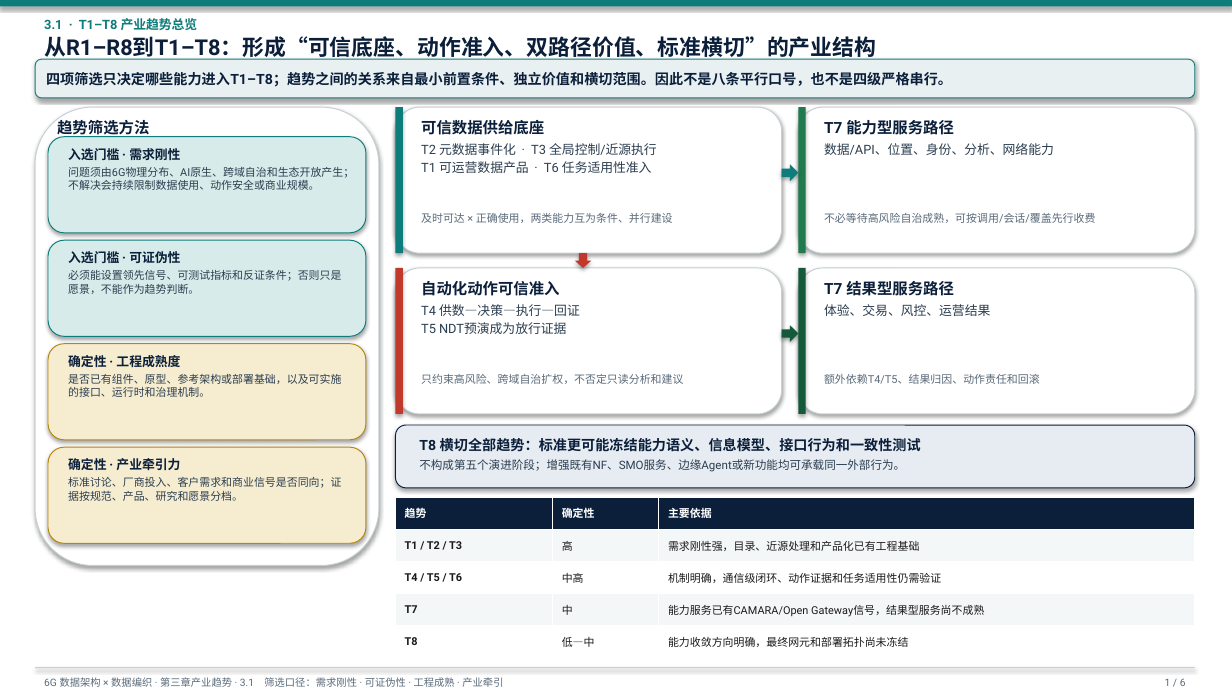
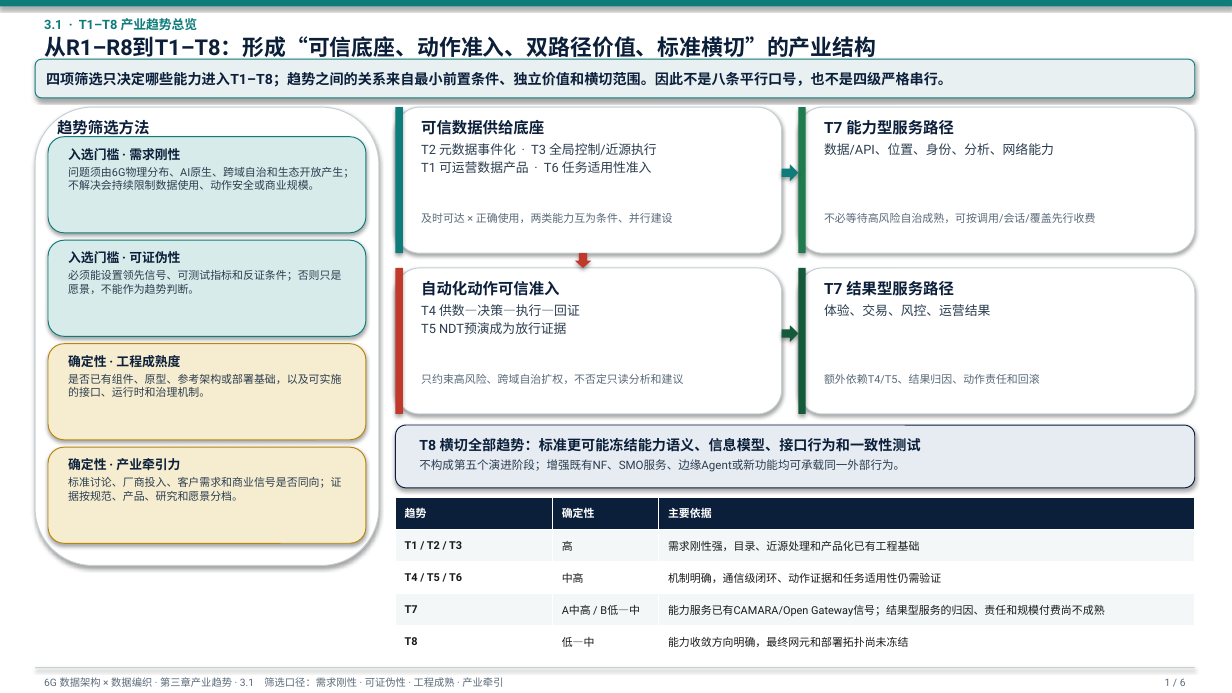
Before and after one commit to newmanxiang/6GDataPlane, a slide deck: slide 1 of reports/6g-data-fabric-section-3-deck.pptx. Drawn at 1232x693 pixels with LibreOffice and Linux fonts; fonts in the diff are those of the drawing. Boxes give left, top, right and bottom in pixels: in the first picture for what was removed or moved away, otherwise in the second. Text is boxed around its words. In the diff, an @@ line names an element or a change of style, - is before the commit and + after.

```diff
--- a/reports/6g-data-fabric-section-3-deck.pptx
+++ b/reports/6g-data-fabric-section-3-deck.pptx
@@ table at box(396, 497, 1195, 658) @@
-row 4, column 2: 中
+row 4, column 2: A中高 / B低—中
-row 4, column 3: 能力服务已有CAMARA/Open Gateway信号，结果型服务尚不成熟
+row 4, column 3: 能力服务已有CAMARA/Open Gateway信号；结果型服务的归因、责任和规模付费尚不成熟
```
Also in this commit, not shown: 1 other slide changed, 2 other files.
